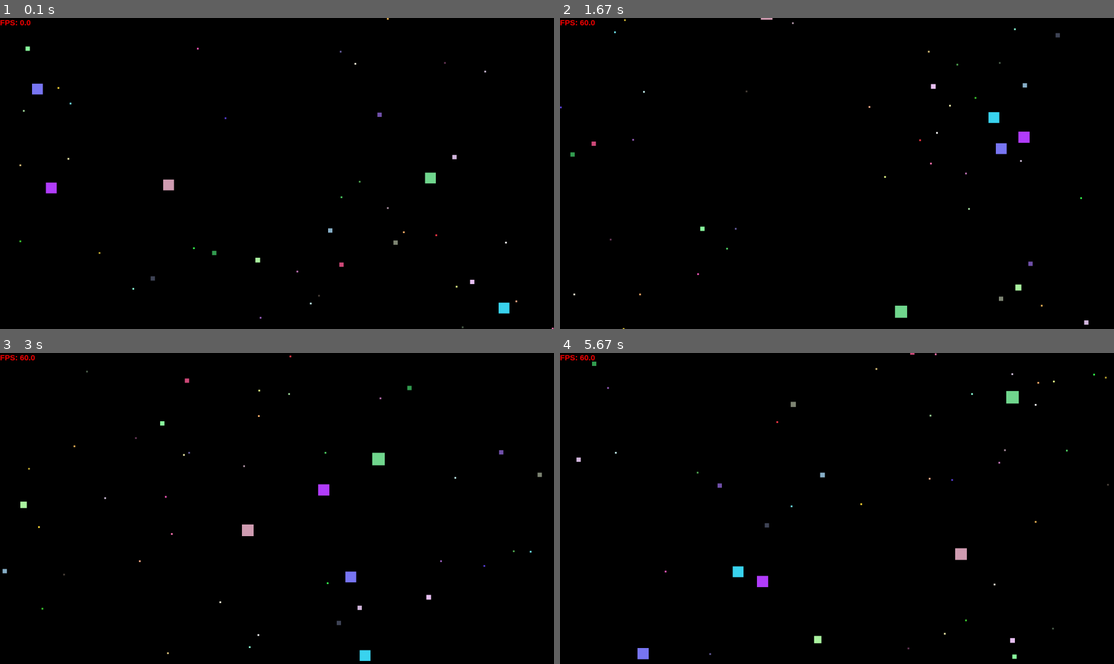
Above: before the commit, frames 1-4 (two rows, left to right).
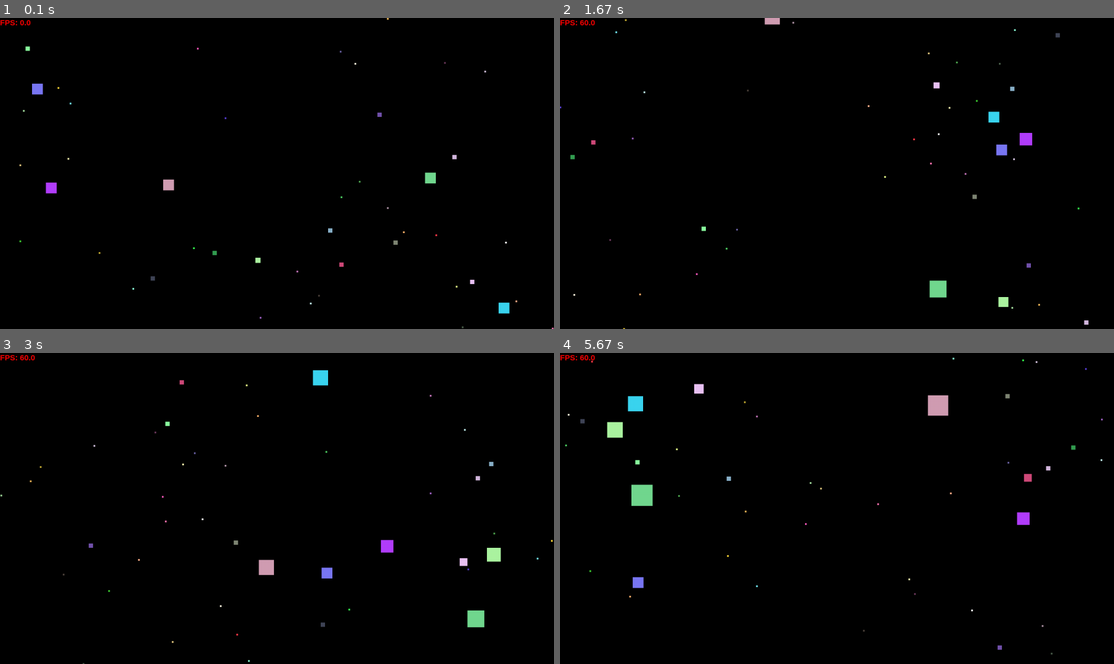
Above: after the commit, the same moments.

Repository: Azoz-eu/lab8-pygame
Game: pygame game, started from main.py
The game is run twice, just before and just after one commit, with the same random seed, the same clock (stepped at 60 frames per second) and the same inputs.
Inputs:
- Up to frame 1 (0.1 s): no input
- Up to frame 2 (1.67 s): no input
- Up to frame 3 (3 s): no input
- Up to frame 4 (5.67 s): no input

The runs differ from the first frame. In frame 1, less than 0.1% of the frame differs, in the area x 38-48%, y 74-79%; in frame 2, 0.8%; in frame 3, 1.6%; in frame 4, 1.9%, in the area x 0-100%, y 0-99%.

Commit message:
exam: q9 - animated growth

Diff:
--- a/main.py
+++ b/main.py
@@ -25,7 +25,9 @@
 RANDOM_JITTER = 0.12
 MIN_DYNAMIC_SPEED = 0.7
 MAX_DYNAMIC_SPEED = 6.0
-GROWTH_FACTOR = 0.25  # Predator gains 25% of the prey's size per eat, capped at MAX_SQUARE_SIZE
+GROWTH_FACTOR = 1  # Predator gains 100% of the prey's size per eat, capped at MAX_SQUARE_SIZE
+GROWTH_SPEED = 100  # Milliseconds over which the predator grows to its new size after eating
+
 
 # Square mixing
 SQUARE_MIX = [
@@ -38,7 +40,9 @@
 class Square:
     """Represents a single moving square on the screen."""
 
-    def __init__(self, screen_width: int, screen_height: int, size: Optional[int] = None):
+    def __init__(
+        self, screen_width: int, screen_height: int, size: Optional[int] = None
+    ):
         """
         Initialize a square with random position and velocity.
 
@@ -49,7 +53,11 @@
         """
         self.screen_width = screen_width
         self.screen_height = screen_height
-        self.size = size if size is not None else random.randint(MIN_SQUARE_SIZE, MAX_SQUARE_SIZE)
+        self.size = (
+            size
+            if size is not None
+            else random.randint(MIN_SQUARE_SIZE, MAX_SQUARE_SIZE)
+        )
 
         # Random starting position (ensuring square stays within bounds)
         self.x = random.randint(0, max(0, screen_width - self.size))
@@ -66,9 +74,17 @@
             random.randint(50, 255),
         )
 
+        # Animated growth, current visual size interpolates toward target_size over GROWTH_SPEED ms
+        self.target_size: float = float(self.size)
+        self._growth_start_size: float = float(self.size)
+        self._growth_start_time: int = 0
+        self._growing: bool = False
+
     def target_speed(self) -> float:
         """Compute the preferred speed from the square's size."""
-        size_ratio = (self.size - MIN_SQUARE_SIZE) / max(1, MAX_SQUARE_SIZE - MIN_SQUARE_SIZE)
+        size_ratio = (self.size - MIN_SQUARE_SIZE) / max(
+            1, MAX_SQUARE_SIZE - MIN_SQUARE_SIZE
+        )
         return MAX_DYNAMIC_SPEED - size_ratio * (MAX_DYNAMIC_SPEED - MIN_DYNAMIC_SPEED)
 
     def _check_collision(self, other: "Square") -> bool:
@@ -78,7 +94,26 @@
         )
 
     def grow(self, prey: "Square") -> None:
-        self.size = min(MAX_SQUARE_SIZE, self.size + int(prey.size * GROWTH_FACTOR))
+        """Begin growing toward a new target size over GROWTH_SPEED ms."""
+        new_target = min(
+            MAX_SQUARE_SIZE, self.target_size + int(prey.size * GROWTH_FACTOR)
+        )
+        self._growth_start_size = self.size  # Animates from the current visual size
+        self._growth_start_time = pygame.time.get_ticks()
+        self.target_size = new_target
+        self._growing = True
+
+    def _update_growth(self) -> None:
+        """Interpolate self.size toward target_size based on elapsed time."""
+        if not self._growing:
+            return
+        elapsed = pygame.time.get_ticks() - self._growth_start_time
+        t = min(elapsed / GROWTH_SPEED, 1.0)  # 0.0 → 1.0 over GROWTH_SPEED ms
+        self.size = int(
+            self._growth_start_size + (self.target_size - self._growth_start_size) * t
+        )
+        if t >= 1.0:
+            self._growing = False
 
     def respawn(self) -> None:
         """Reset position and velocity while keeping size and color unchanged."""
@@ -89,6 +124,9 @@
 
     def update(self, all_squares: List["Square"]) -> None:
         """Update position with random drift and flee from larger nearby squares, and chase smaller ones."""
+        # Animate size toward target if a growth is in progress
+        self._update_growth()
+
         # Keep trajectories feeling organic with slight random drift.
         self.vx += random.uniform(-RANDOM_JITTER, RANDOM_JITTER)
         self.vy += random.uniform(-RANDOM_JITTER, RANDOM_JITTER)
@@ -236,7 +274,9 @@
                     break  # one kill per frame per square is enough
 
         for prey_i, predator_j in eaten.items():
-            self.squares[predator_j].grow(self.squares[prey_i])  # Predator grows before prey respawns
+            self.squares[predator_j].grow(
+                self.squares[prey_i]
+            )  # Predator grows before prey respawns
             self.squares[prey_i].respawn()
 
     def update(self) -> None:
